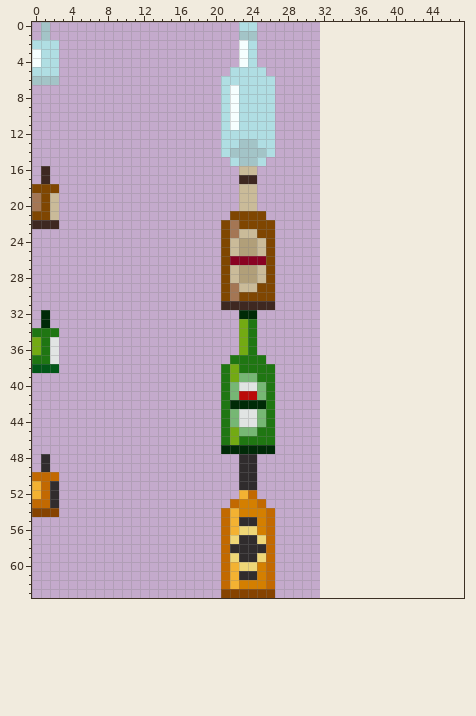
File history of a pixel-art file, art/bottle.aseprite. The picture above was drawn from the file before the commit.
32x64 pixels, 1 frame. The old version is drawn lined up with the new one, on the new canvas.
Once edited:
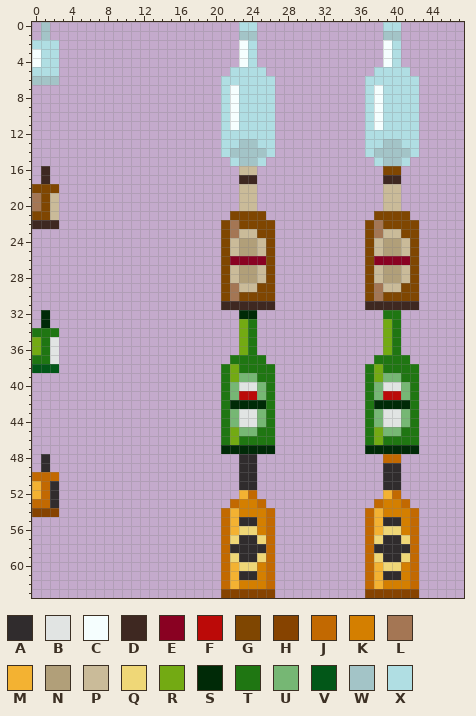
Palette (. is transparent): A #302c2d  B #e1e4e3  C #f5fefe  D #3e2821  E #890122  F #bb0a08  G #7f4601  H #864300  J #c26901  K #d47f00  L #a47654  M #f3b232  N #b19f79  P #cabb99  Q #efd777  R #73aa13  S #002a07  T #1f7612  U #76b774  V #025718  W #a3c4c7  X #b0dee3
Difference:
canvas 32x64 -> 48x64
Changed rows in their new state; - is an unchanged pixel.
first column x 37:
 0 --XX--
 1 --WW--
 2 --CX--
 3 --CX--
 4 --CX--
 5 -XXXX-
 6 XXXXXX
 7 XCXXXX
 8 XCXXXX
 9 XCXXXX
10 XCXXXX
11 XCXXXX
12 XXXXXX
13 XXWWXX
14 XWWWWX
15 -XWWX-
16 --GG--
17 --DD--
18 --PP--
19 --PP--
20 --PP--
21 -GGGG-
22 GLGGGG
23 GLPPGG
24 GPNNPG
25 GPNNPG
26 GEEEEG
27 GPNNPG
28 GPNNPG
29 GLPPGG
30 GLGGGG
31 DDDDDD
32 --TT--
33 --RT--
34 --RT--
35 --RT--
36 --RT--
37 -TTTT-
38 TRTTTT
39 TRUUTT
40 TUBBUT
41 TUFFUT
42 TSSSST
43 TUBBUT
44 TUBBUT
45 TRUUTT
46 TRTTTT
47 SSSSSS
48 --JJ--
49 --AA--
50 --AA--
51 --AA--
52 --MJ--
53 -JKKJ-
54 JMKKKJ
55 JMAAKJ
56 JMQQKJ
57 JQAAQJ
58 JAAAAJ
59 JQAAQJ
60 JMQQKJ
61 JMAAKJ
62 JMKKKJ
63 HHHHHH
Boxes around the changes in both pictures, in picture pixels (x1, y1, x2, y2):
added: (365, 22, 419, 598)
